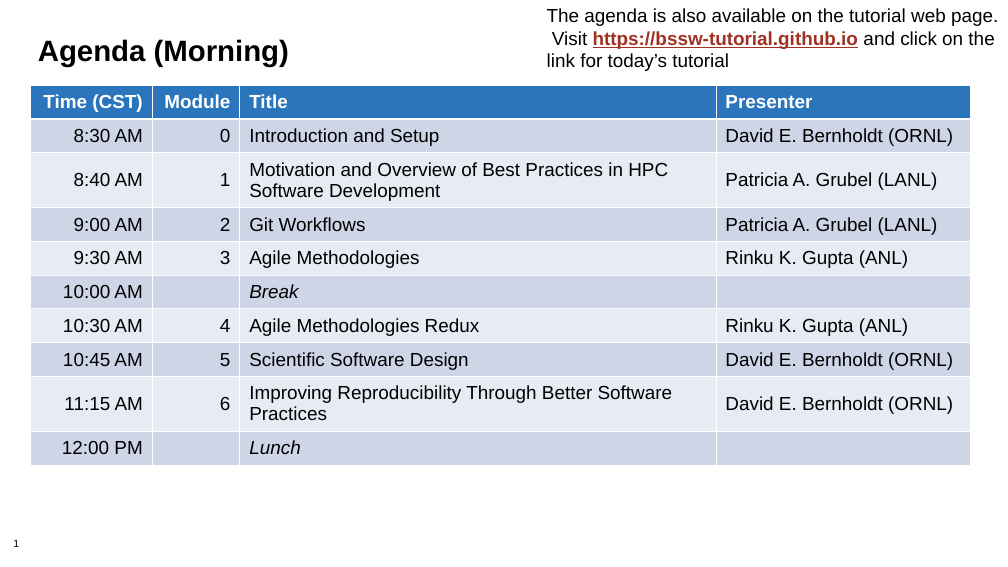
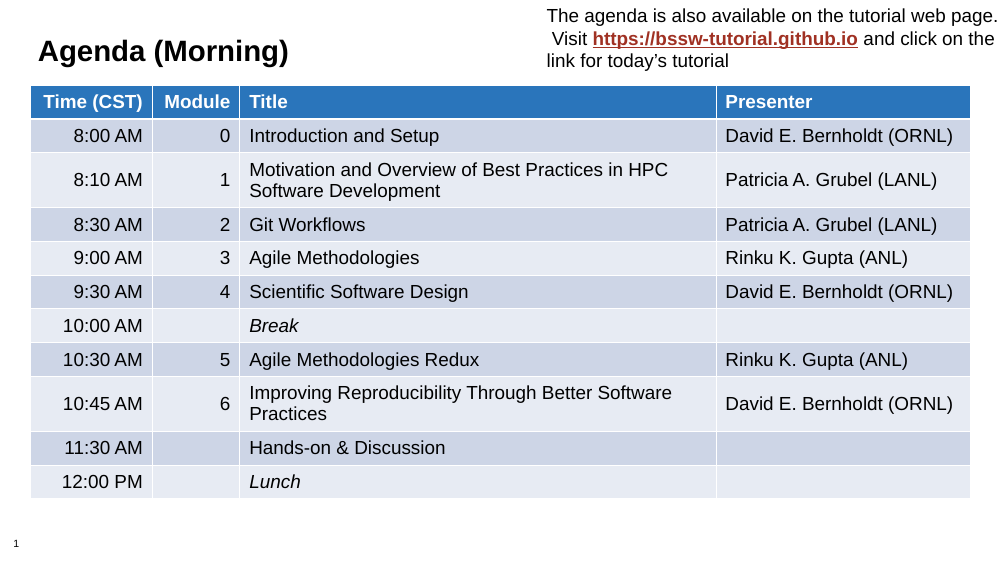
Before and after one commit to bssw-tutorial/presentations, a slide deck: slide 1 of agenda-master.pptx. Drawn at 1008x567 pixels with LibreOffice and Linux fonts; fonts in the diff are those of the drawing; background and template pictures are left out. Boxes give left, top, right and bottom in pixels: in the first picture for what was removed or moved away, otherwise in the second. Text is boxed around its words. In the diff, an @@ line names an element or a change of style, - is before the commit and + after.

Commit message:
Had to revise the agenda
We had the wrong start time!

```diff
--- a/agenda-master.pptx
+++ b/agenda-master.pptx
@@ table at (x1=30, y1=85, x2=971, y2=519) @@
-row 2: 8:30 AM | 0 | Introduction and Setup | David E. Bernholdt (ORNL)
-row 3: 8:40 AM | 1 | Motivation and Overview of Best Practices in HPC Software Development | Patricia A. Grubel (LANL)
-row 4: 9:00 AM | 2 | Git Workflows | Patricia A. Grubel (LANL)
-row 5: 9:30 AM | 3 | Agile Methodologies | Rinku K. Gupta (ANL)
+row 2: 8:00 AM | 0 | Introduction and Setup | David E. Bernholdt (ORNL)
+row 3: 8:10 AM | 1 | Motivation and Overview of Best Practices in HPC Software Development | Patricia A. Grubel (LANL)
+row 4: 8:30 AM | 2 | Git Workflows | Patricia A. Grubel (LANL)
+row 5: 9:00 AM | 3 | Agile Methodologies | Rinku K. Gupta (ANL)
+row 6: 9:30 AM | 4 | Scientific Software Design | David E. Bernholdt (ORNL)
-row 8, column 2: 4
+row 8, column 2: 5
-row 9, column 2: 5
+row 9, column 2: 6
-row 9, column 3: Scientific Software Design
+row 9, column 3: Improving Reproducibility Through Better Software Practices
-row 9: 11:15 AM | 6 | Improving Reproducibility Through Better Software Practices | David E. Bernholdt (ORNL)
+row 10: 11:30 AM |  | Hands-on & Discussion | 
```
